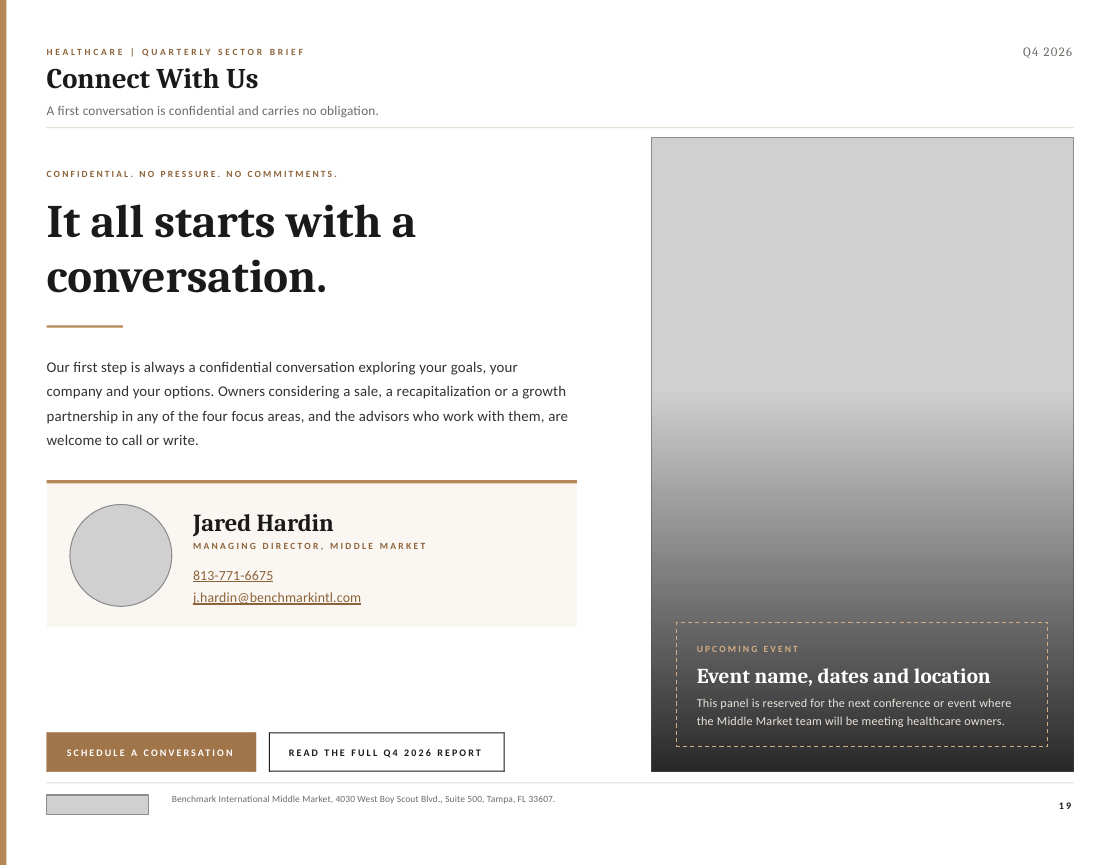
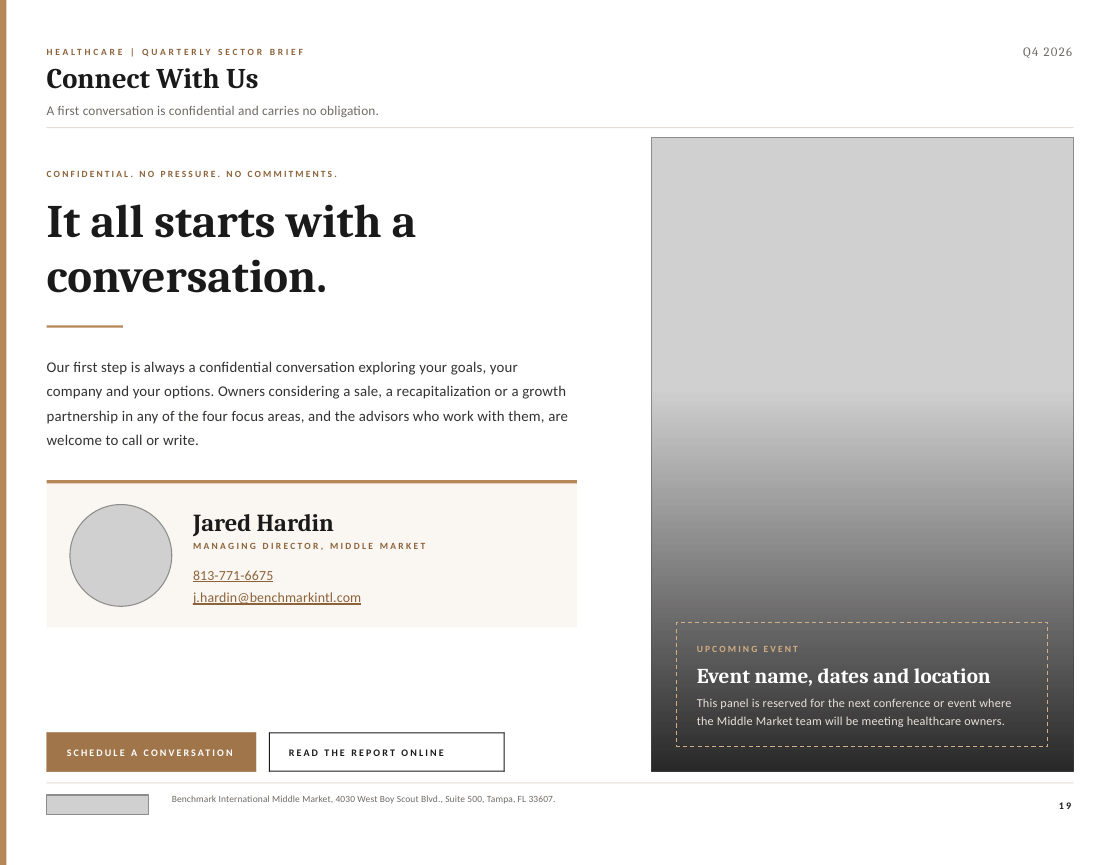
Before and after one commit to jp-hardin/about, a slide deck: slide 19 of mid-market-practice/_build/reports/healthcare-q4-2026/brief.pptx. Drawn at 1120x865 pixels with LibreOffice and Linux fonts; fonts in the diff are those of the drawing; grey boxes stand for pictures. Boxes give left, top, right and bottom in pixels: in the first picture for what was removed or moved away, otherwise in the second. Text is boxed around its words. In the diff, an @@ line names an element or a change of style, - is before the commit and + after.

```diff
--- a/mid-market-practice/_build/reports/healthcare-q4-2026/brief.pptx
+++ b/mid-market-practice/_build/reports/healthcare-q4-2026/brief.pptx
@@ text at [289,749,443,756]: text changed @@
-READ THE FULL Q4 2026 REPORT
+READ THE REPORT ONLINE
```
Also in this commit, not shown: 4 other slides changed, 19 other files.
